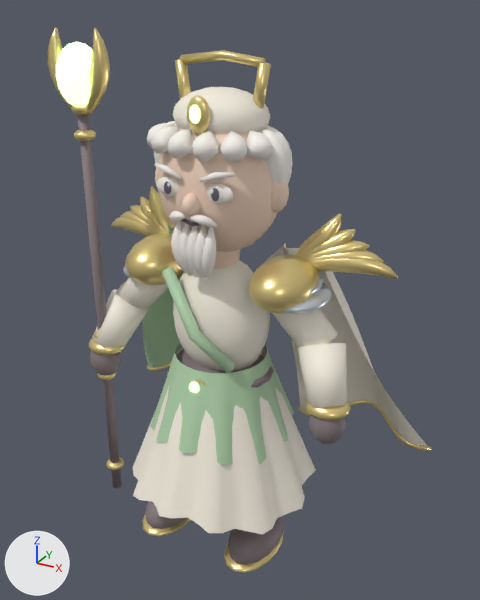
What one commit did to the glTF model samkok/web/models/04-e2.glb.
Before and after are seen from a 50 mm camera at (1.9, -3.21, 3.38) aimed at (0.03, 0.19, 1.68). The axes (+X, +Y, +Z) are drawn at lower left. The lights are the same throughout. The picture after the commit comes second.

Before the edit, the objects in view are built like this:
```python
mat_magic_8cfa65_001 = principled_material('Magic 8cfa65.001')
mat_magic_8cfa65_001.base_color = (0.549, 0.98, 0.396)  # green #c4fda9
mat_magic_8cfa65_001.metallic = 0.2
mat_magic_8cfa65_001.roughness = 0.32
mat_magic_8cfa65_001.emission_color = (0.56, 1.0, 0.404)  # green #c5ffaa
mat_magic_8cfa65_001.emission_strength = 1.961
me_04_t2_verdant_immortal_mesh = bpy.data.meshes.new('04_T2_Verdant Immortal_Mesh')
me_04_t2_verdant_immortal_mesh.from_pydata(...)  # 11032 vertices, 20176 faces; spans x -1.22..1.22, y -0.63..0.97, z 0.02..3.28
me_04_t2_verdant_immortal_mesh.materials.append(mat_silk_f0e1c2_001)  # white #f8f1e2
me_04_t2_verdant_immortal_mesh.materials.append(mat_accent_73a86a_001)  # green #b3d4ad
me_04_t2_verdant_immortal_mesh.materials.append(mat_antique_gold_001)  # yellow #edd691
me_04_t2_verdant_immortal_mesh.materials.append(mat_hair_f3e8d9_001)  # white #faf5ee
me_04_t2_verdant_immortal_mesh.materials.append(mat_warm_skin_001)  # beige #f7d9c3
me_04_t2_verdant_immortal_mesh.materials.append(mat_ink_001)  # grey #635f70
me_04_t2_verdant_immortal_mesh.materials.append(mat_ivory_001)  # white #faf5eb
me_04_t2_verdant_immortal_mesh.materials.append(mat_boot_leather_001)  # grey #85787c
me_04_t2_verdant_immortal_mesh.materials.append(mat_magic_8cfa65_001)  # green #c4fda9, glowing green #c5ffaa
me_04_t2_verdant_immortal_mesh.materials.append(mat_steel_001)  # white #dfe7ee
ob_04_t2_verdant_immortal_mesh = bpy.data.objects.new('04_T2_Verdant Immortal_Mesh', me_04_t2_verdant_immortal_mesh)
ob_04_t2_verdant_immortal_mesh.location = (0.0, 0.0, 0.0)
```
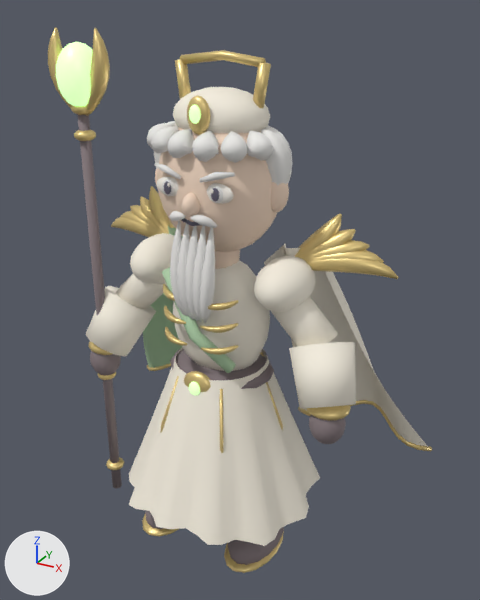
Pixel boxes [x1, y1, x2, y2] of what changed, in the pictures (480 x 600 px; the box of a moved part takes in the faces that stretch with it):
'04_T2_Verdant Immortal_Mesh', surface changed, reshaped: [48, 27, 432, 573] in both
part 1 of me_04_t2_verdant_immortal_mesh, added: after [163, 284, 175, 301]
part 2 of me_04_t2_verdant_immortal_mesh, added: after [164, 306, 186, 324]
part 3 of me_04_t2_verdant_immortal_mesh, added: after [165, 327, 187, 346]
part 4 of me_04_t2_verdant_immortal_mesh, added: after [208, 300, 238, 310]
part 5 of me_04_t2_verdant_immortal_mesh, added: after [200, 323, 239, 333]
part 6 of me_04_t2_verdant_immortal_mesh, added: after [201, 345, 239, 355]
part 7 of me_04_t2_verdant_immortal_mesh, rebuilt (36% wider): before [298, 343, 347, 408]; after [289, 342, 356, 408]
part 8 of me_04_t2_verdant_immortal_mesh, rebuilt (20% wider, 18% taller): before [92, 289, 150, 348]; after [86, 286, 156, 356]
part 9 of me_04_t2_verdant_immortal_mesh, deleted: before [283, 283, 332, 314]
part 10 of me_04_t2_verdant_immortal_mesh, deleted (mostly hidden): before [123, 265, 133, 279]
part 11 of me_04_t2_verdant_immortal_mesh, deleted (mostly hidden): before [309, 273, 324, 295]
part 12 of me_04_t2_verdant_immortal_mesh, moved or reshaped: before [133, 221, 316, 535]; after [129, 221, 320, 546]
part 13 of me_04_t2_verdant_immortal_mesh, recoloured: [130, 233, 315, 312] in both
part 14 of me_04_t2_verdant_immortal_mesh, edited (looks the same): [147, 121, 293, 264] in both

The change, as a list of edits to the scene's bpy script:
```text
Change mat_magic_8cfa65_001:
    mat_magic_8cfa65_001.emission_strength: 1.961 -> 1.0
Add mat_hair_d8d5cf_001:
    mat_hair_d8d5cf_001 = principled_material('Hair d8d5cf.001')
    mat_hair_d8d5cf_001.base_color = (0.847, 0.835, 0.812)  # white #edece9
    mat_hair_d8d5cf_001.roughness = 0.72
Change me_04_t2_verdant_immortal_mesh:
    remove me_04_t2_verdant_immortal_mesh.from_pydata(...)  # 11032 vertices, 20176 faces; spans x -1.22..1.22, y -0.63..0.97, z 0.02..3.28
    add me_04_t2_verdant_immortal_mesh.from_pydata(...)  # 10412 vertices, 19136 faces; spans x -1.22..1.22, y -0.66..0.97, z 0.02..3.28
    me_04_t2_verdant_immortal_mesh part 1: the loose piece of 54 vertices spanning x -0.04..0.04, y -0.32..-0.23, z 1.98..2.3 is copied, and the copy is multiplied about its middle by the matrix ((-0.084, 0.248, 0.64), (0.0, 0.546, -0.216), (-0.514, 0.063, -0.091)), then moved by (-0.16, -0.01, -0.28), in mat_antique_gold_001 (yellow #e6cc88); it spans x -0.26..-0.05, y -0.32..-0.23, z 1.83..1.89
    me_04_t2_verdant_immortal_mesh part 2: the loose piece of 54 vertices spanning x -0.04..0.04, y -0.32..-0.23, z 1.98..2.3 is copied, and the copy is multiplied about its middle by the matrix ((-0.084, 0.248, 0.64), (0.0, 0.546, -0.216), (-0.514, 0.063, -0.091)), then moved by (-0.16, -0.01, -0.42), in mat_antique_gold_001 (yellow #e6cc88); it spans x -0.26..-0.05, y -0.32..-0.23, z 1.69..1.75
    me_04_t2_verdant_immortal_mesh part 3: the loose piece of 54 vertices spanning x -0.04..0.04, y -0.32..-0.23, z 1.98..2.3 is copied, and the copy is multiplied about its middle by the matrix ((-0.084, 0.248, 0.64), (0.0, 0.546, -0.216), (-0.514, 0.063, -0.091)), then moved by (-0.16, -0.01, -0.56), in mat_antique_gold_001 (yellow #e6cc88); it spans x -0.26..-0.05, y -0.32..-0.23, z 1.55..1.61
    me_04_t2_verdant_immortal_mesh part 4: the loose piece of 54 vertices spanning x -0.04..0.04, y -0.32..-0.23, z 1.98..2.3 is copied, and the copy is multiplied about its middle by the matrix ((-0.084, -0.248, -0.64), (0.0, 0.546, -0.216), (0.514, 0.063, -0.091)), then moved by (0.16, -0.01, -0.28), in mat_antique_gold_001 (yellow #e6cc88); it spans x 0.05..0.26, y -0.32..-0.23, z 1.83..1.89
    me_04_t2_verdant_immortal_mesh part 5: the loose piece of 54 vertices spanning x -0.04..0.04, y -0.32..-0.23, z 1.98..2.3 is copied, and the copy is multiplied about its middle by the matrix ((-0.084, -0.248, -0.64), (0.0, 0.546, -0.216), (0.514, 0.063, -0.091)), then moved by (0.16, -0.01, -0.42), in mat_antique_gold_001 (yellow #e6cc88); it spans x 0.05..0.26, y -0.32..-0.23, z 1.69..1.75
    me_04_t2_verdant_immortal_mesh part 6: the loose piece of 54 vertices spanning x -0.04..0.04, y -0.32..-0.23, z 1.98..2.3 is copied, and the copy is multiplied about its middle by the matrix ((-0.084, -0.248, -0.64), (0.0, 0.546, -0.216), (0.514, 0.063, -0.091)), then moved by (0.16, -0.01, -0.56), in mat_antique_gold_001 (yellow #e6cc88); it spans x 0.05..0.26, y -0.32..-0.23, z 1.55..1.61
    me_04_t2_verdant_immortal_mesh part 7: the loose piece of 20 vertices spanning x 0.55..0.89, y -0.25..0.11, z 1.26..1.68 is rebuilt with 20 vertices and now spans x 0.5..0.94, y -0.3..0.15, z 1.24..1.71
    me_04_t2_verdant_immortal_mesh part 8: the loose piece of 20 vertices spanning x -0.89..-0.55, y -0.25..0.11, z 1.26..1.68 is rebuilt with 20 vertices and now spans x -0.94..-0.5, y -0.3..0.15, z 1.24..1.71
    me_04_t2_verdant_immortal_mesh part 9: the loose piece of 176 vertices spanning x 0.34..0.68, y -0.2..0.26, z 1.82..1.92 is deleted
    me_04_t2_verdant_immortal_mesh part 10: the loose piece of 176 vertices spanning x -0.68..-0.34, y -0.2..0.26, z 1.82..1.92 is deleted
    me_04_t2_verdant_immortal_mesh part 11: the loose piece of 176 vertices spanning x 0.29..0.63, y -0.2..0.26, z 1.88..1.99 is deleted
    me_04_t2_verdant_immortal_mesh part 12: 792 vertices moved from x -0.63..0.63, y -0.63..0.63, z 0.44..2.27 to x -0.66..0.66, y -0.66..0.66, z 0.38..2.21; 240 vertices removed from x -0.48..0.48, y -0.48..0.48, z 0.83..1.4
    me_04_t2_verdant_immortal_mesh part 13: 640 faces spanning x -0.59..0.59, y -0.24..0.24, z 1.79..2.09 switch from mat_antique_gold_001 (yellow #edd691) to mat_silk_f0e1c2_001 (white #f8f1e2)
    me_04_t2_verdant_immortal_mesh part 14: 2888 faces spanning x -0.43..0.43, y -0.35..0.33, z 1.72..2.8 switch from mat_hair_f3e8d9_001 (white #faf5ee) to mat_hair_d8d5cf_001 (white #edece9)
    other edits to the shape of me_04_t2_verdant_immortal_mesh do not show in these pictures
    remove me_04_t2_verdant_immortal_mesh.materials.append(mat_steel_001)  # white #dfe7ee
```
